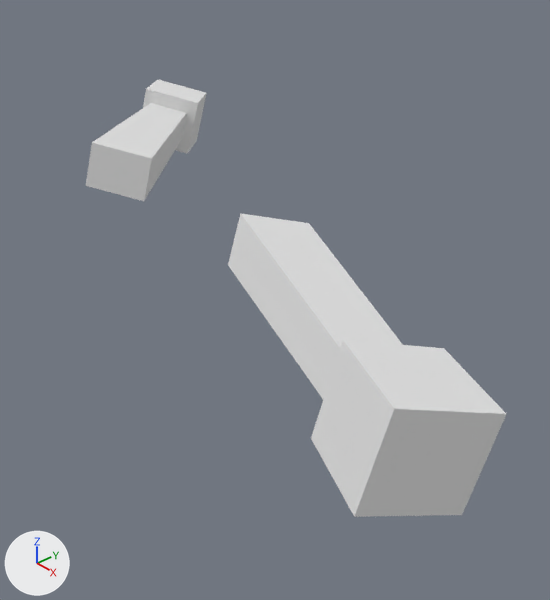
The Blender file キャラモデル/onlyarm/fire/fire.blend: old version first, new version second.
The view is the same before and after, from a 50 mm camera at (72.5, -71.8, 40.9) aimed at (-0.5, -8.0, -12.7). The lights are fixed; the arrows at lower left show +X, +Y and +Z.

Names of what the first picture shows: 'armL', 'armR', 'handL', 'handR'.
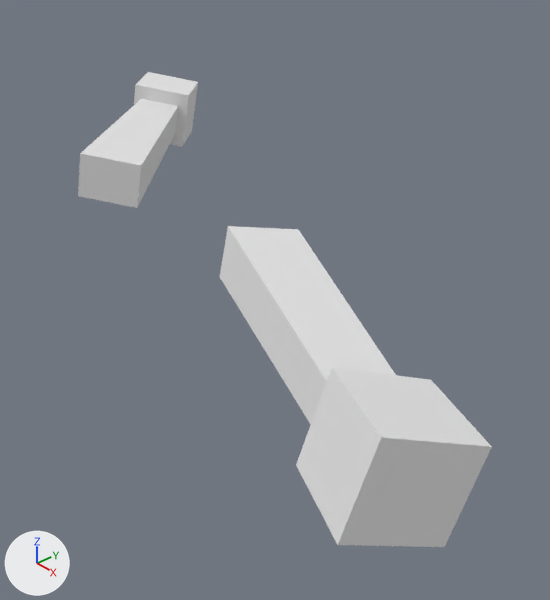
Changed parts and their boxes [x1, y1, x2, y2] in the pictures (550 x 600 px):
'handR', moved, turned
    before: [311, 340, 506, 517]
    after: [296, 368, 492, 547]
'armR', moved, turned
    before: [228, 214, 403, 399]
    after: [220, 226, 396, 424]
'armL', moved, turned
    before: [86, 103, 187, 201]
    after: [78, 99, 178, 208]
'handL', moved, turned
    before: [143, 80, 207, 154]
    after: [134, 72, 198, 147]

What changed in the scene script:
```text
Change ob_armr:
    ob_armr.location: (-21.6, -19.7, -61.3) -> (-21.6, -15.5, -62.5)
    ob_armr.rotation_euler: (0.265, 0.0111, 2.725) -> (0.178, -0.0274, 2.725)  # degrees (15, 0.6, 156) -> degrees (10, -1.6, 156)
Change ob_handr:
    ob_handr.location: (40.4, -29.2, -0.4) -> (40.4, -30.9, -2.8)
    ob_handr.rotation_euler: (-0.265, -0.0111, -0.417) -> (-0.319, -0.0348, -0.416)  # degrees (-15, -0.6, -24) -> degrees (-18, -2, -24)
Change ob_arml:
    ob_arml.location: (-23.6, -42.8, -59.0) -> (-23.6, -38.8, -62.3)
    ob_arml.rotation_euler: (-0.243, -0.0519, -0.804) -> (-0.177, 0.0167, -0.806)  # degrees (-14, -3, -46) -> degrees (-10, 1, -46)
Change ob_handl:
    ob_handl.location: (-57.6, 14.1, -1.6) -> (-57.6, 12.5, 0.1)
    ob_handl.rotation_euler: (-0.243, -0.0519, -0.804) -> (-0.177, 0.0167, -0.806)  # degrees (-14, -3, -46) -> degrees (-10, 1, -46)
```
